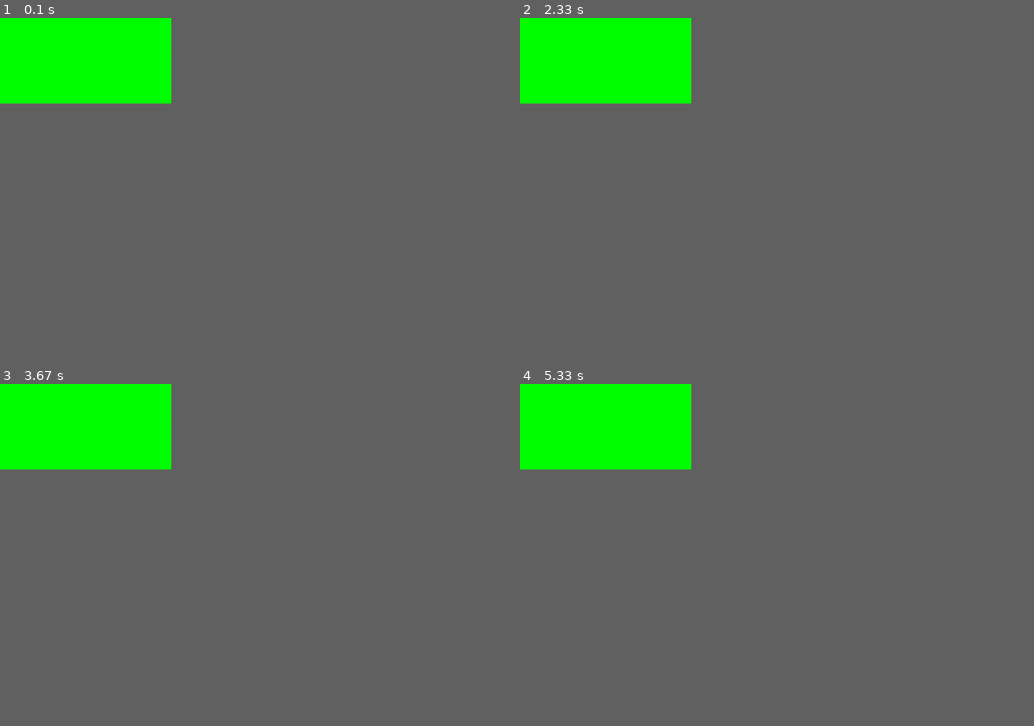
Above: before the commit, frames 1-4 (two rows, left to right).
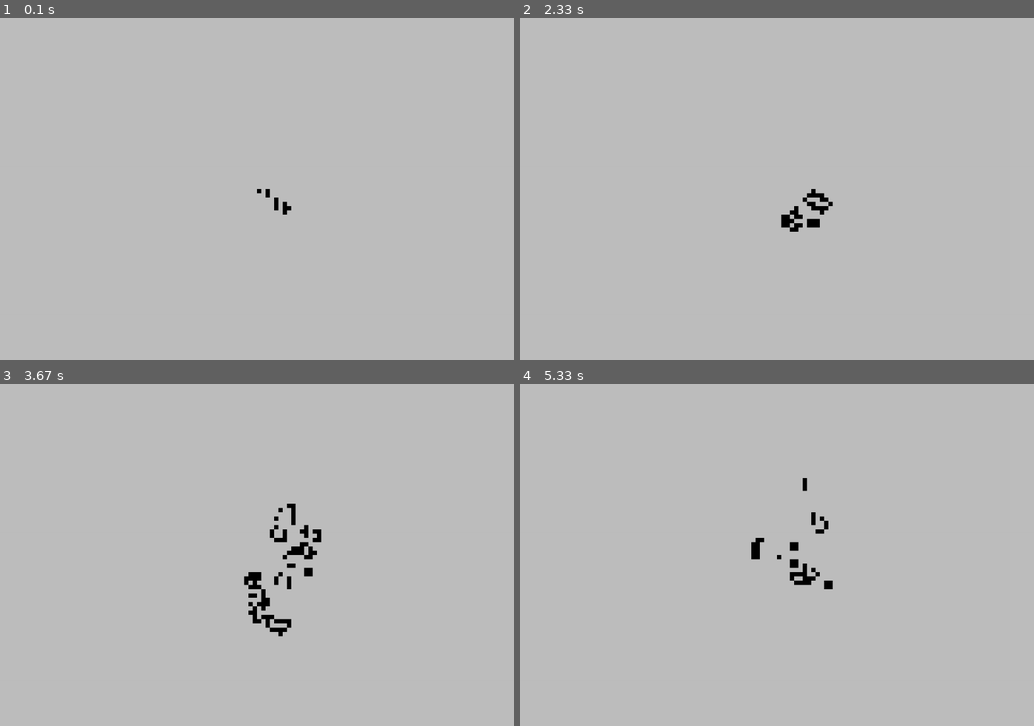
Above: after the commit, the same moments.

Repository: tirabo/Algoritmos-y-Programacion
Game: pygame game, started from 2021/python/juego_vida_pygame.py
The game is run twice, just before and just after one commit, with the same random seed, the same clock (stepped at 60 frames per second) and the same inputs.
Inputs:
- Up to frame 1 (0.1 s): no input
- Up to frame 2 (2.33 s): no input
- Up to frame 3 (3.67 s): no input
- Up to frame 4 (5.33 s): no input
In our replay, the window is 300x150 before the commit and 900x600 after it. These sizes can differ from the game's own. Grey fills any space a smaller window leaves; there, only what the larger window draws over its background counts as a difference.

The runs differ from the first frame. In frame 1, 8.4% of the frame differs, in the area x 0-57%, y 0-58%; in frame 2, 8.8%; in frame 3, 9.4%, in the area x 0-63%, y 0-74%; in frame 4, 8.9%.

Commit message:
Caminata euleriana bien implementada

Diff:
--- a/2021/python/juego_vida_pygame.py
+++ b/2021/python/juego_vida_pygame.py
@@ -1,23 +1,5 @@
 import pygame
 from pygame.locals import *
-
-
-def main():
-    screen = pygame.display.set_mode((400, 200)) # crea ventana
-    pygame.display.set_caption("Probando")
-    screen.fill('green')
-    pygame.display.update()
-    while True:
-        for eventos in pygame.event.get():
-            if eventos.type == QUIT:
-                exit(0) # apretando "x" arriba derecha cierra la ventana
-    return 0
-# RUN
-
-if __name__ == '__main__':
-    main()
-
-exit(0)
 import time
 import random
 
@@ -131,7 +113,7 @@
                 exit(0) # apretando "x" arriba derecha cierra la ventana
         for i in range(WIDTH):
             for j in range(HEIGHT):
-                 tablero_orig[i][j] = tablero[i][j]
+                tablero_orig[i][j] = tablero[i][j]
         for i in range(WIDTH):
             for j in range(HEIGHT):
                 if tablero_orig[i][j] == 1 and (num_vecinos(tablero_orig,i,j) == 2 or num_vecinos(tablero_orig,i,j) == 3):
--- a/2021/python/pantalla_pygame.py
+++ b/2021/python/pantalla_pygame.py
@@ -161,6 +161,5 @@
     return 0
 
 # RUN
-
 if __name__ == '__main__':
     main()
